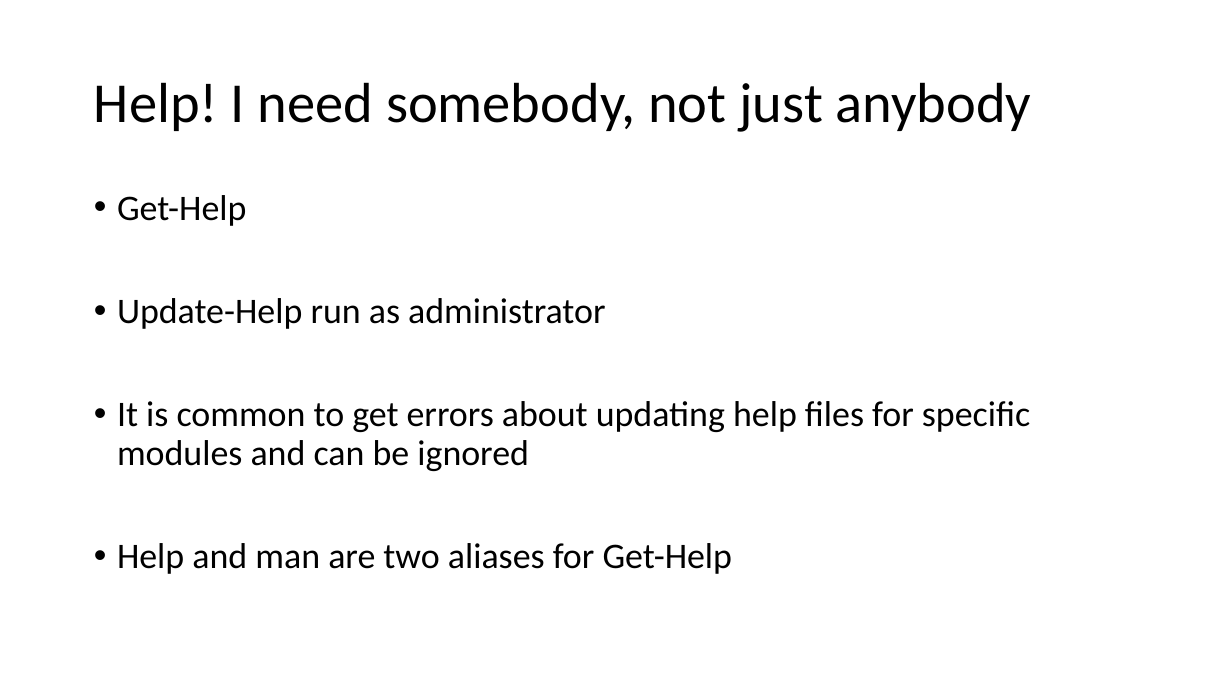
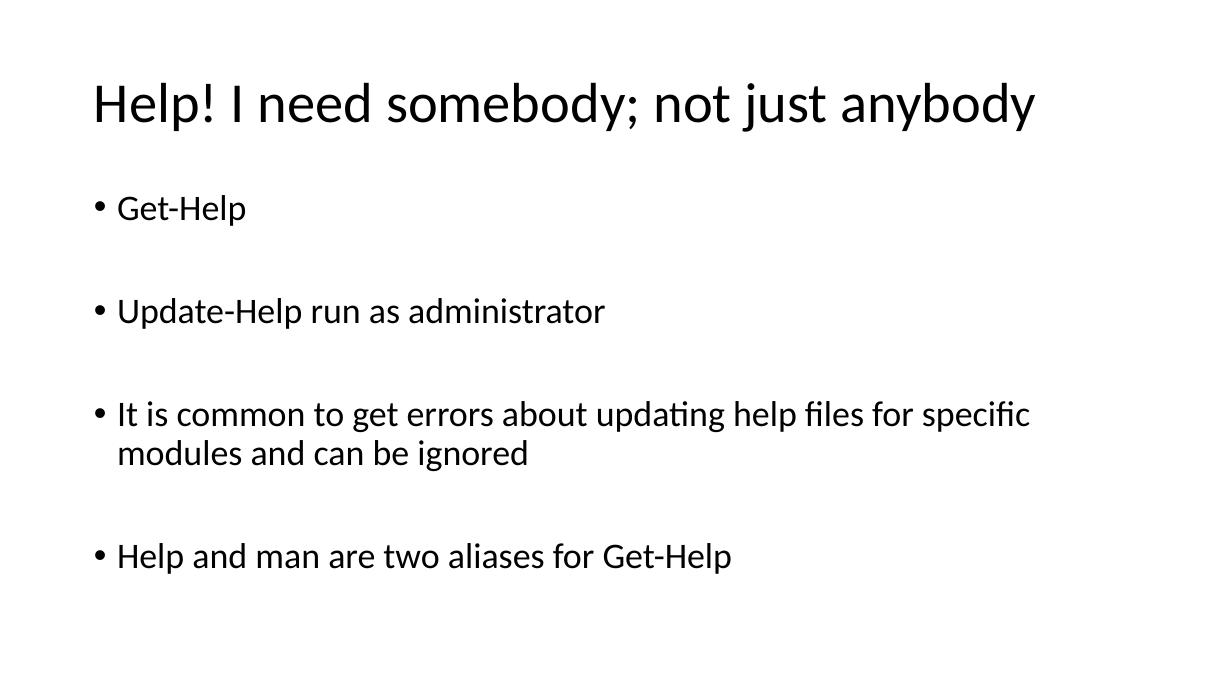
Before and after one commit to ergo3114/Fundamentals1, a slide deck: slide 3 of PowerShell Fundamentals 1.pptx (slide 2 before the commit). Drawn at 1232x693 pixels with LibreOffice and Linux fonts; fonts in the diff are those of the drawing. Boxes give left, top, right and bottom in pixels: in the first picture for what was removed or moved away, otherwise in the second. Text is boxed around its words. In the diff, an @@ line names an element or a change of style, - is before the commit and + after.

```diff
--- a/PowerShell Fundamentals 1.pptx
+++ b/PowerShell Fundamentals 1.pptx
@@ title at (94, 82, 1037, 132): text changed @@
-Help! I need somebody, not just anybody
+Help! I need somebody; not just anybody
```
Also in this commit, not shown: 1 other slide changed, 4 slides added.
